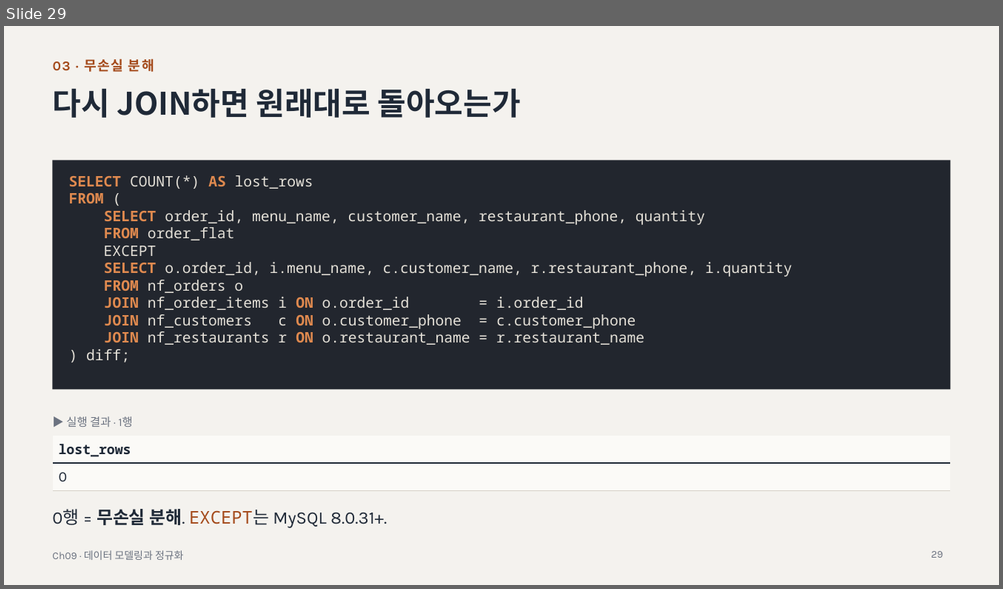
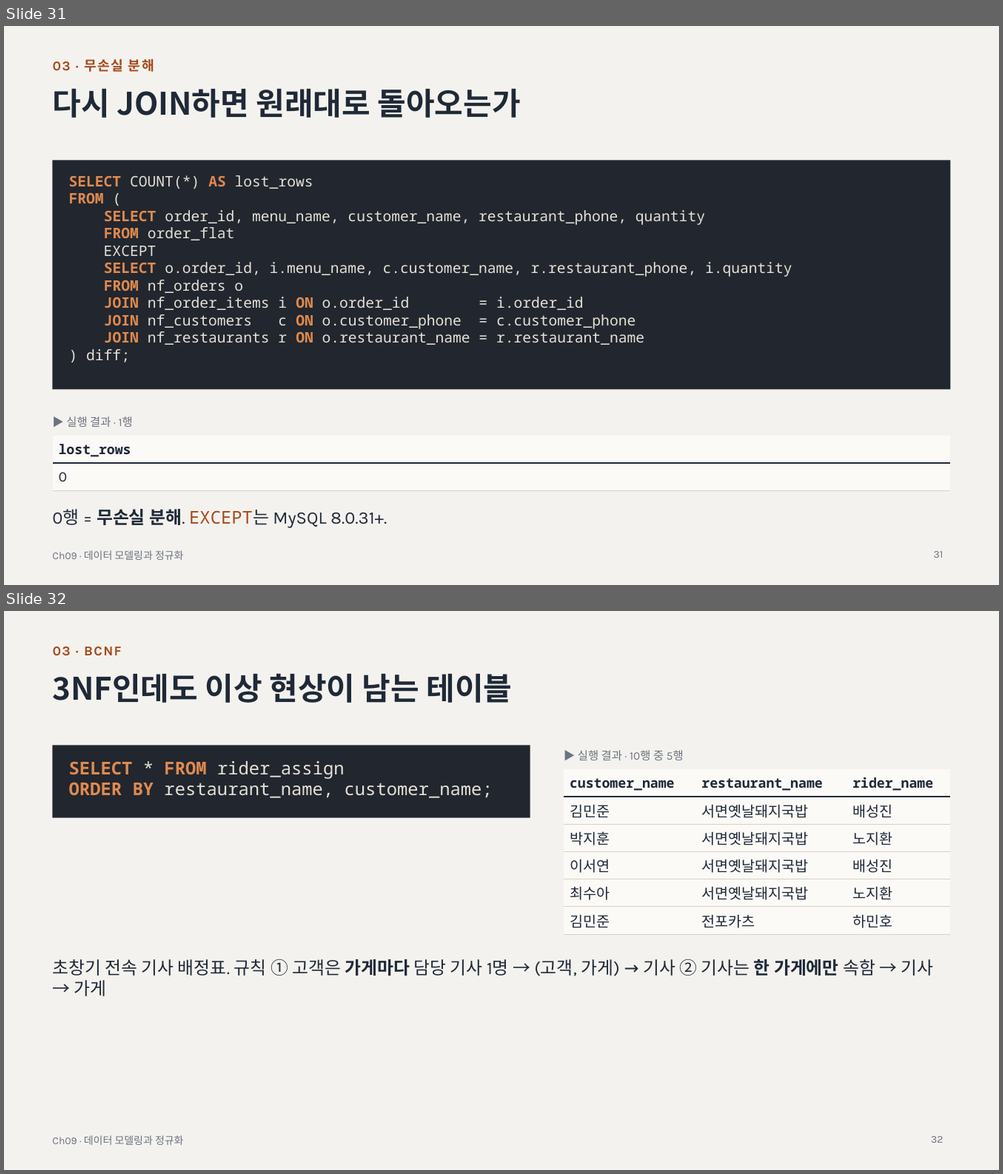
Before and after one commit to minjae0529-blip/DB-STUDY, a slide deck: chapters/ch09-modeling-normalization/ch09-slides.pptx. Shown one above the other, each under a label of ours: slide 29 before the commit, slides 31 and 32 after it. The pictures are 1003x589 and 1003x1174 pixels, drawn with LibreOffice and Linux fonts; fonts in the diff are those of the drawing. Boxes give left, top, right and bottom in pixels: in the first picture for what was removed or moved away, otherwise in the second. Text is boxed around its words. In the diff, an @@ line names an element or a change of style, - is before the commit and + after.

Commit message:
docs & feat: Ch09 정규화(1NF~BCNF) 및 Ch10 뷰·인덱스·EXPLAIN 실습 쿼리와 README 정리

```diff
--- a/chapters/ch09-modeling-normalization/ch09-slides.pptx
+++ b/chapters/ch09-modeling-normalization/ch09-slides.pptx
@@ slide 32 added at [4,611,999,1170], background #F4F2EE; not listed: 1 template element that a slide beside it also shows @@
@@ text added at [53,647,121,656], 13 pt, text #A44A1B, bold @@
+03 · BCNF
@@ title added at [53,673,512,703], 30 pt, text #1F2937, bold @@
+3NF인데도 이상 현상이 남는 테이블
@@ rectangle added at [53,745,530,817], fill #22262E @@
@@ text added at [69,761,492,798], 17 pt, text #E5E1D8 @@
+SELECT * FROM rider_assign
+ORDER BY restaurant_name, customer_name;
@@ text added at [578,750,683,760], 11 pt, text #6B7280 @@
+▶ 실행 결과 · 10행 중 5행
@@ table added at [563,769,950,931], 6 rows, 3 columns @@
+customer_name | restaurant_name | rider_name
+김민준 | 서면옛날돼지국밥 | 배성진
+박지훈 | 서면옛날돼지국밥 | 노지환
+이서연 | 서면옛날돼지국밥 | 배성진
+최수아 | 서면옛날돼지국밥 | 노지환
+김민준 | 전포카츠 | 하민호
@@ text added at [52,960,933,997], 17 pt, text #1F2937 @@
+초창기 전속 기사 배정표. 규칙 ① 고객은 가게마다 담당 기사 1명 → (고객, 가게) → 기사 ② 기사는 한 가게에만 속함 → 기사 → 가게
@@ page number added at [930,1136,942,1143], 10 pt, text #6B7280 @@
+32
@@ what was slide 29 is now slide 31 @@
@@ page number at [933,551,943,558]: text changed @@
-29
+31
```
Also in this commit, not shown: 4 slides changed, 10 other slides added, 11 other files.
